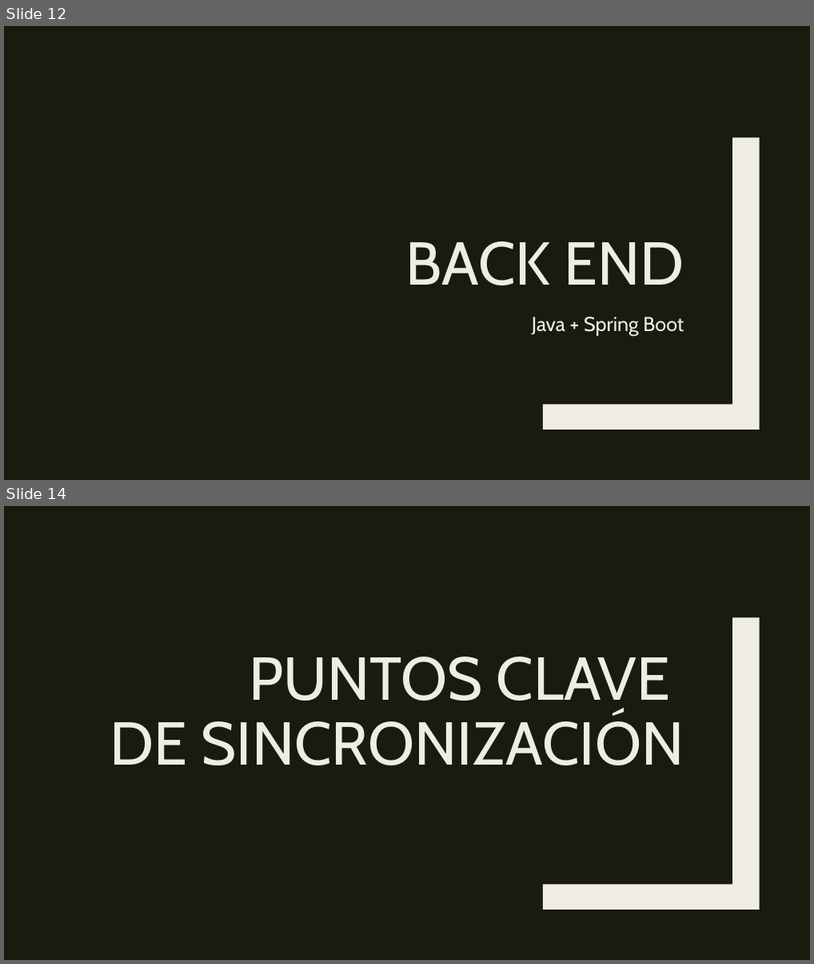
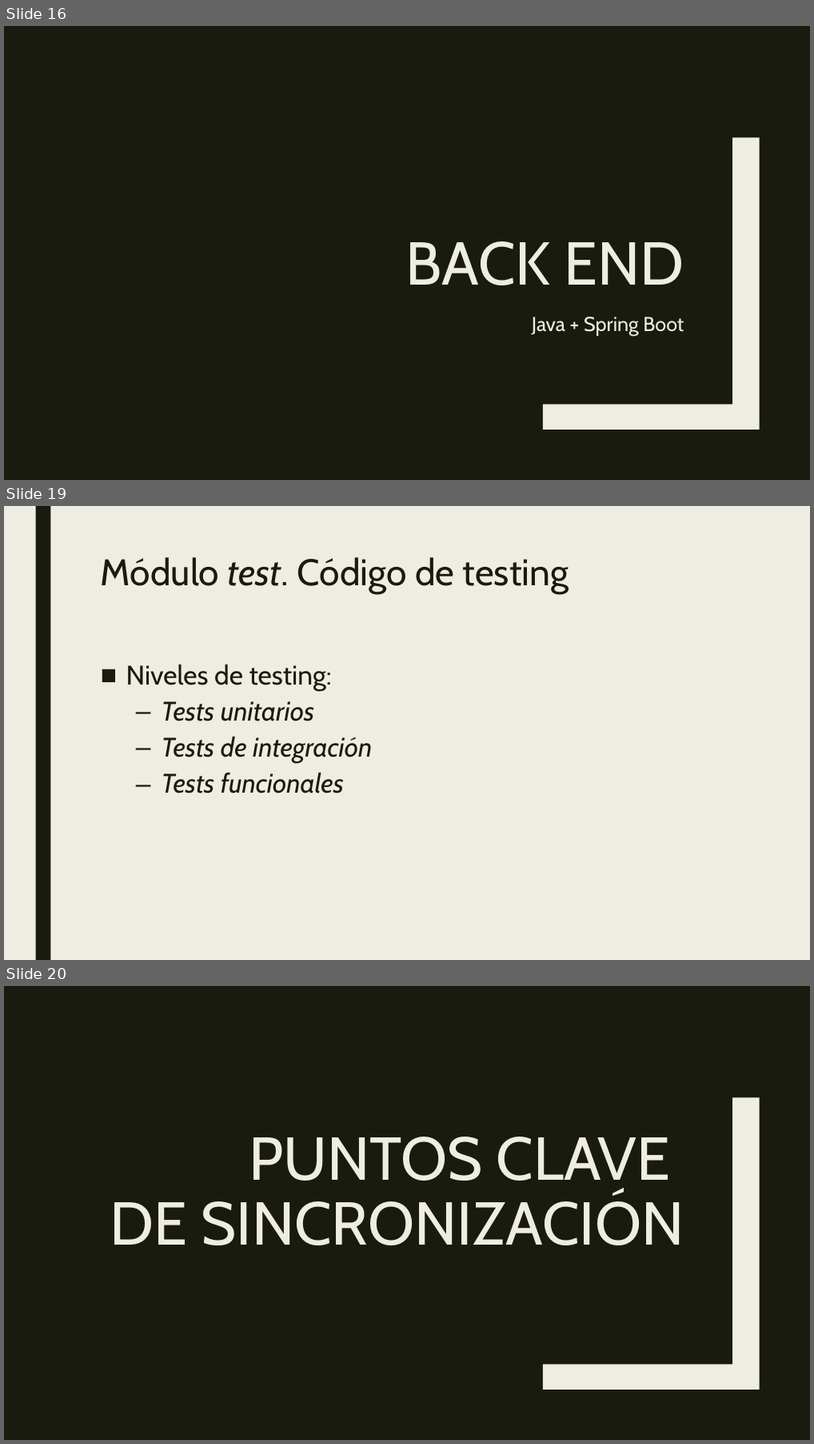
Before and after one commit to daniescorpio/Alafia, a slide deck: AlafiaPresentacion.pptx. Shown one above the other, each under a label of ours: slides 12 and 14 before the commit, slides 16, 19 and 20 after it; the slides between them are not shown. The pictures are 814x964 and 814x1444 pixels, drawn with LibreOffice and Linux fonts; fonts in the diff are those of the drawing. Boxes give left, top, right and bottom in pixels: in the first picture for what was removed or moved away, otherwise in the second. Text is boxed around its words. In the diff, an @@ line names an element or a change of style, - is before the commit and + after.

```diff
--- a/AlafiaPresentacion.pptx
+++ b/AlafiaPresentacion.pptx
@@ slide 19 added at bbox=[4, 506, 810, 960], background #EFEDE3 @@
@@ rectangle added at bbox=[35, 506, 50, 960], fill #191B0E @@
@@ title added at bbox=[101, 557, 569, 594], 44 pt, text #191B0E @@
+Módulo test. Código de testing
@@ text added at bbox=[126, 664, 372, 793], 32 pt, text #191B0E, italic @@
+■ Niveles de testing:
+  – Tests unitarios
+  – Tests de integración
+  – Tests funcionales
@@ what was slide 12 is now slide 16 @@
@@ what was slide 14 is now slide 20 @@
```
Also in this commit, not shown: 4 slides changed, 13 other slides added, 7 slides removed.
